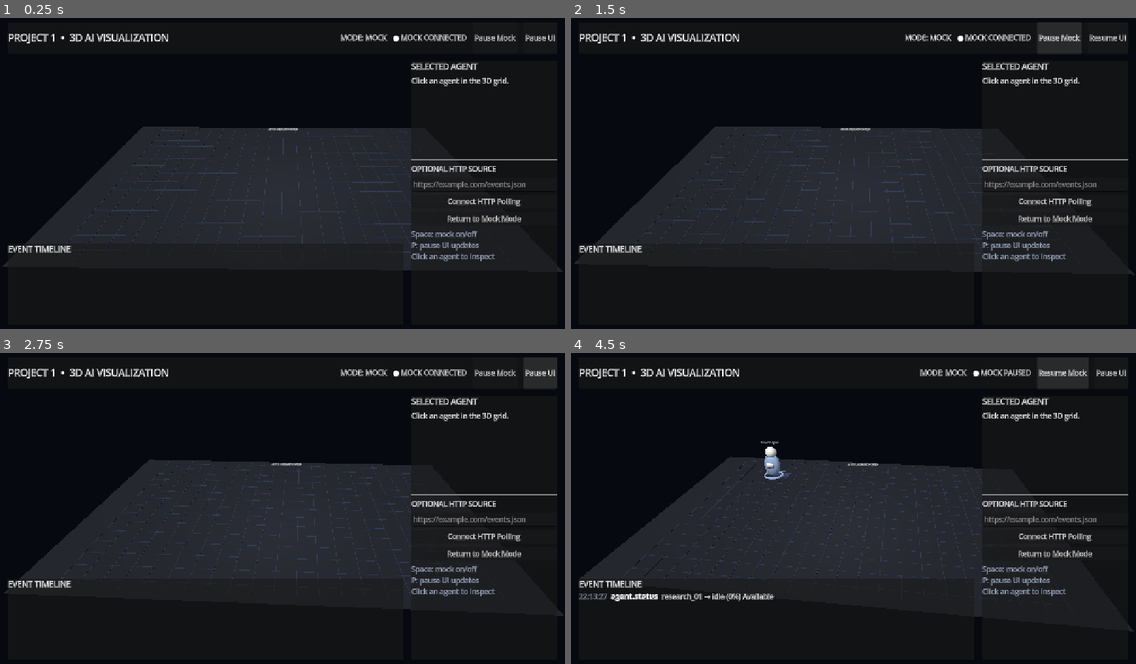
Above: before the commit, frames 1-4 (two rows, left to right).
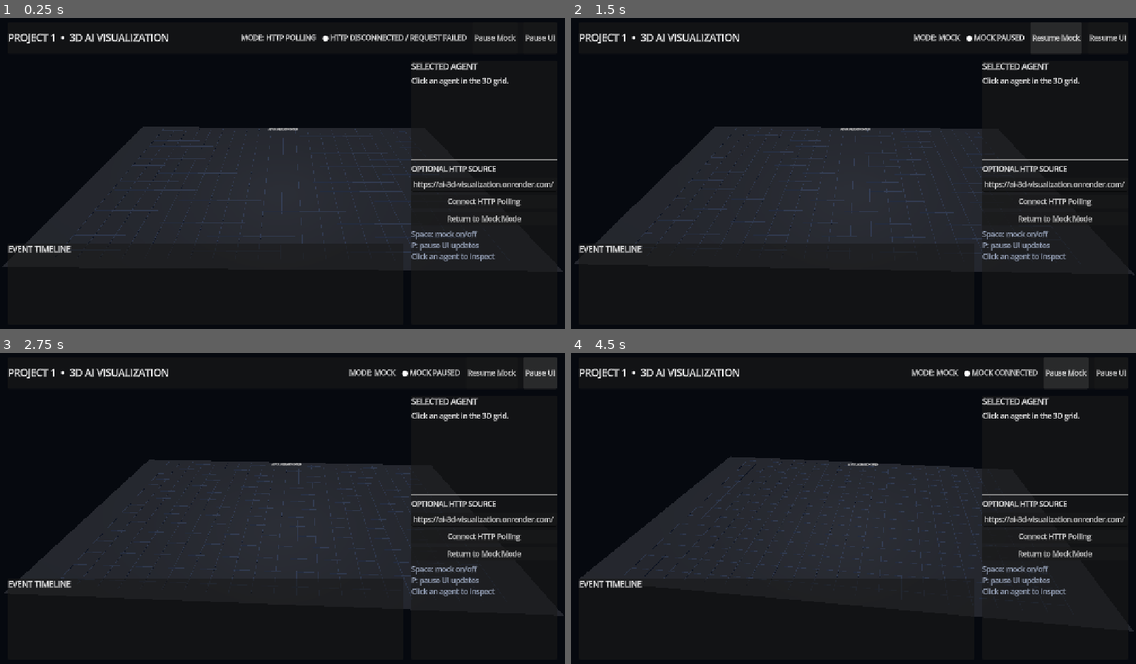
Above: after the commit, the same moments.

Repository: meteprathamesh85/AI-3D-Visualization
Game: Godot game, scene res://scenes/main.tscn
The game is run twice, just before and just after one commit, with the same random seed, the same clock (stepped at 60 frames per second) and the same inputs.
Inputs (mouse positions are in pixels of both pictures, inside the frame that each line leads up to):
- Up to frame 1 (0.25 s): no input
- Up to frame 2 (1.5 s): tap Enter at 0.5 s; move the mouse to (977, 157) at 0.52 s; tap P at 0.6 s; click (977, 157) at 0.67 s; tap Space at 0.77 s; click "Resume Mock" (after the commit: "Pause Mock") at 1.25 s
- Up to frame 3 (2.75 s): click "Resume UI" at 2 s
- Up to frame 4 (4.5 s): click "Pause Mock" (after the commit: "Resume Mock") at 2.75 s; click "Resume Mock" (after the commit: "Pause Mock") at 3.5 s; click "Pause Mock" (after the commit: "Resume Mock") at 4.25 s

The runs differ from the first frame. In frame 1, 0.9% of the frame differs, in the area x 42-98%, y 5-56%; in frame 2, 0.7%; in frame 3, 0.7%; in frame 4, 1.6%, in the area x 1-98%, y 5-80%.

Commit message:
Connect Visualization to backend

Diff:
--- a/godot/scripts/main.gd
+++ b/godot/scripts/main.gd
@@ -24,10 +24,13 @@
 var camera_angle := 0.0
 var paused := false
 
+const PUBLIC_EVENT_ENDPOINT := "https://ai-3d-visualization.onrender.com/events.json"
+
 func _ready() -> void:
 	_build_world()
 	_build_ui()
-	_start_mock_mode()
+	endpoint_edit.text = PUBLIC_EVENT_ENDPOINT
+	_connect_http()
 
 func _process(delta: float) -> void:
 	if paused:
